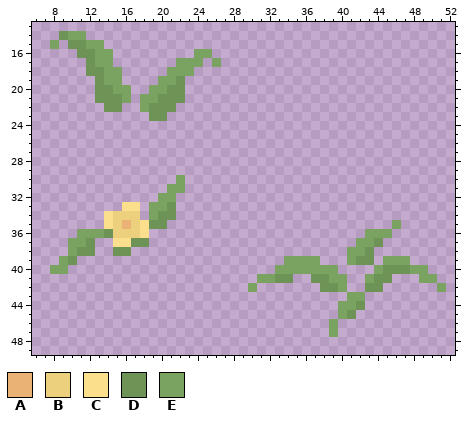
Two versions of one pixel-art sprite, sprites/terrain_overlay/grassy_patch4.png. The first picture shows the starting point.
The file is 64x64 pixels. Shown: x 6..52, y 13..49.
Palette (. is transparent): A #ebb275  B #ecd07e  C #fbdf8c  D #6e9357  E #7aa261
Pixels before, first column x 8:
14 .DEE........................................
15 E.DDEE......................................
16 ...DDEE.........EE..........................
17 ....DEE.......EEE.E.........................
18 ....DDEE.....EEE............................
19 .....DEE....EED.............................
20 .....DDEE..EEDD.............................
21 .....DDDE.EEDDD.............................
22 ......DD..EDDD..............................
23 ...........DD...............................
24 ............................................
25 ............................................
26 ............................................
27 ............................................
28 ............................................
29 ............................................
30 ..............E.............................
31 .............EE.............................
32 ............EE..............................
33 ........CC.EED..............................
34 ......CBBB.EDD..............................
35 ......CBABCDD.........................E.....
36 ...EEEDBBBC........................EEE......
37 ..EED..CCDD.......................EED.......
38 ..EDD..DD........................EED........
39 .ED.......................EEEE...EDD.EEE....
40 EE.......................EEEEEEE....EDDDEE..
41 .......................EEDD..DDEE..EDD...EE.
42 ......................E.......DDE..DD......E
43 .................................EE.........
44 ................................EED.........
45 ................................ED..........
46 ...............................E............
47 ...............................E............
After the commit:
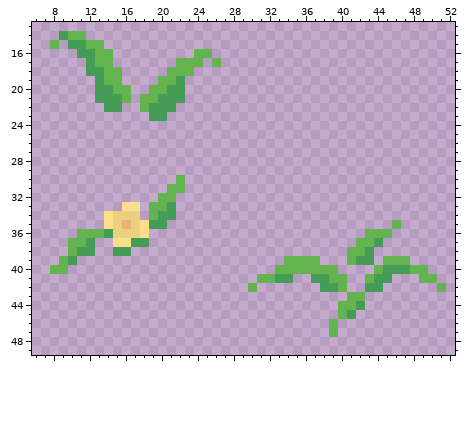
From old to new:
colour D: #6e9357 -> #459c57
colour E: #7aa261 -> #63b34f
Changed places in both pictures, as pixel boxes (x1, y1, x2, y2):
changed: (50, 31, 221, 121)
changed: (50, 175, 185, 274)
changed: (248, 220, 446, 337)
